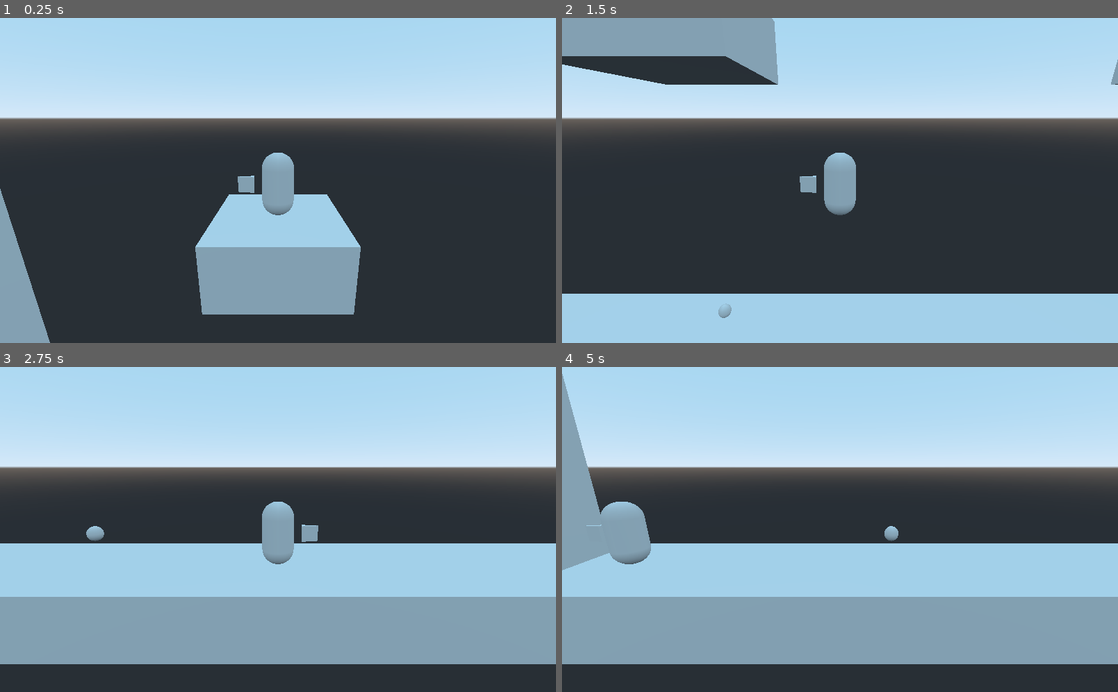
Above: before the commit, frames 1-4 (two rows, left to right).
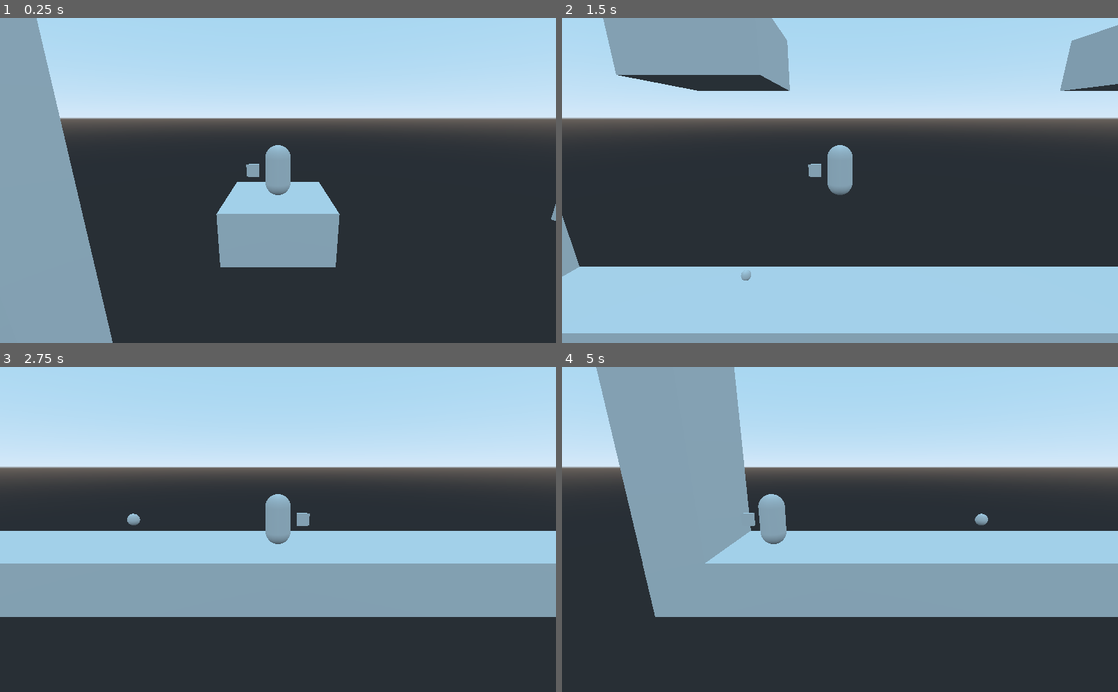
Above: after the commit, the same moments.

Repository: matgib38/Devoid
Game: Godot game, scene res://Test Level.tscn
Same seed, same stepped clock (60 frames per second), same inputs: the game is played once before the commit and once after it.
Inputs:
- Up to frame 1 (0.25 s): no input
- Up to frame 2 (1.5 s): tap Enter at 0.5 s; hold Right (ui_right) 0.53-1.28 s; hold Left (ui_left) from 1.28 s (still down)
- Up to frame 3 (2.75 s): release Left (ui_left) at 2.03 s; hold Right (ui_right) from 2.03 s (still down)
- Up to frame 4 (5 s): release Right (ui_right) at 2.78 s; hold Up (ui_up) 2.78-3.53 s; hold Left (ui_left) from 3.53 s (still down)

The runs differ from the first frame. In frame 1, 20% of the frame differs, in the area x 0-100%, y 0-100%; in frame 2, 18%; in frame 3, 29%; in frame 4, 45%, in the area x 0-100%, y 0-92%.

Commit message:
fixed camera stopper bug, fixed double jump + wall jump code bug.

Diff:
--- a/CameraStopper.tscn
+++ b/CameraStopper.tscn
@@ -1,25 +1,23 @@
-[gd_scene load_steps=6 format=2]
+[gd_scene load_steps=5 format=2]
 
 [ext_resource path="res://CameraStopper.gd" type="Script" id=1]
 
-[sub_resource type="BoxShape" id=1]
-extents = Vector3( 4, 1, 1 )
+[sub_resource type="BoxShape" id=4]
+extents = Vector3( 3, 8, 1 )
 
 [sub_resource type="CubeMesh" id=2]
 
 [sub_resource type="BoxShape" id=3]
 
-[sub_resource type="BoxShape" id=4]
-extents = Vector3( 2, 1, 1 )
-
 [node name="CameraStopper" type="Spatial"]
+transform = Transform( 1.00715, 0, 0, 0, 1.00715, 0, 0, 0, 2.01689, 0, 0, 0 )
 script = ExtResource( 1 )
 
 [node name="CameraFreezeDetector" type="Area" parent="."]
 
 [node name="CollisionShape" type="CollisionShape" parent="CameraFreezeDetector"]
-transform = Transform( 1, 0, 0, 0, 7.9, 0, 0, 0, 1, 3, 8.09855, 0 )
-shape = SubResource( 1 )
+transform = Transform( 1, 0, 0, 0, 1, 0, 0, 0, 0.999999, 0, 7.99361, 0 )
+shape = SubResource( 4 )
 
 [node name="Level End" type="StaticBody" parent="."]
 transform = Transform( 1, 0, 0, 0, 8, 0, 0, 0, 1, -2, 8, 0 )
@@ -31,10 +29,5 @@
 [node name="CollisionShape" type="CollisionShape" parent="Level End"]
 shape = SubResource( 3 )
 
-[node name="NextScene" type="Area" parent="Level End"]
-
-[node name="CollisionShape" type="CollisionShape" parent="Level End/NextScene"]
-shape = SubResource( 4 )
-
 [connection signal="body_entered" from="CameraFreezeDetector" to="." method="_on_Area_body_entered"]
 [connection signal="body_exited" from="CameraFreezeDetector" to="." method="_on_Area_body_exited"]
--- a/Movement.gd
+++ b/Movement.gd
@@ -56,18 +56,19 @@
 		can_wall_jump = true
 		can_double_jump = true
 
+	if Input.is_action_just_pressed("ui_up") and not is_on_floor() and double_jump == true and can_double_jump:
+		move_vector.y = jump
+		can_double_jump = false
+		$DoubleJumpTimer.start()
+
 	if Input.is_action_just_pressed("ui_up") and is_on_floor(): #Codes for basic jump
 		move_vector.y = jump
 
 	if Input.is_action_just_pressed("ui_up") and is_on_wall() and wall_jump == true and can_wall_jump: #Codes for wall jump
 		move_vector.y = jump
 		can_wall_jump = false
+		can_double_jump = true
 		$WallJumpTimer.start()
-
-	if Input.is_action_just_pressed("ui_up") and not is_on_floor() and double_jump == true and can_double_jump:
-		move_vector.y = jump
-		can_double_jump = false
-		$DoubleJumpTimer.start()
 
 	move_vector = move_and_slide(move_vector, Vector3.UP)
 
--- a/Test Level.tscn
+++ b/Test Level.tscn
@@ -17,7 +17,7 @@
 [node name="Test Level" type="Spatial"]
 
 [node name="Player" parent="." instance=ExtResource( 1 )]
-transform = Transform( 1, 0, 0, 0, 1, 0, 0, 0, 1, 0, 11, -13 )
+transform = Transform( 1, 0, 1.74846e-07, 0, 1, 0, -1.74846e-07, 0, 1, 0, 11, -13 )
 
 [node name="Floor" type="StaticBody" parent="."]
 transform = Transform( -0.081, 0, 0, 0, 1, 0, 0, 0, 1, 0, -1, 0 )
@@ -31,11 +31,8 @@
 shape = SubResource( 2 )
 
 [node name="Camera" type="Camera" parent="."]
-transform = Transform( -4.2222e-08, 0.258819, -0.965926, 1.13133e-08, 0.965926, 0.258819, 1, 4.61853e-14, -4.37114e-08, -7, 4, 0 )
+transform = Transform( -4.2222e-08, 0.258819, -0.965926, 1.13133e-08, 0.965926, 0.258819, 1, 4.61853e-14, -4.37114e-08, -9, 4, 0 )
 script = ExtResource( 2 )
-
-[node name="CameraStopper3" parent="." instance=ExtResource( 3 )]
-transform = Transform( -2.23517e-07, 0, -1, 0, 2.5, 0, 1, 0, -2.23517e-07, 0, 0, -22 )
 
 [node name="BasicPlatform" parent="." instance=ExtResource( 4 )]
 transform = Transform( 1, 0, 0, 0, 1, 0, 0, 0, 1, 0, 5, 17 )
@@ -43,11 +40,23 @@
 [node name="BasicPlatform4" parent="." instance=ExtResource( 4 )]
 transform = Transform( 1, 0, 0, 0, 1, 0, 0, 0, 1, 0, 5, 37 )
 
+[node name="BasicPlatform5" parent="." instance=ExtResource( 4 )]
+transform = Transform( 1, 0, 0, 0, 1, 0, 0, 0, 1, 0, 5, 65 )
+
 [node name="BasicPlatform2" parent="." instance=ExtResource( 4 )]
 transform = Transform( 1, 0, 0, 0, 1, 0, 0, 0, 1, 0, 10, 3 )
 
 [node name="BasicPlatform3" parent="." instance=ExtResource( 4 )]
 transform = Transform( 1, 0, 0, 0, 1, 0, 0, 0, 1, 0, 10, -13 )
+
+[node name="BasicPlatform6" parent="." instance=ExtResource( 4 )]
+transform = Transform( 1, 0, 0, 0, 1, 0, 0, 0, 1, 0, 20, -13 )
+
+[node name="BasicPlatform7" parent="." instance=ExtResource( 4 )]
+transform = Transform( 1, 0, 0, 0, 1, 0, 0, 0, 1, 0, 29, -13 )
+
+[node name="BasicPlatform8" parent="." instance=ExtResource( 4 )]
+transform = Transform( 1, 0, 0, 0, 1, 0, 0, 0, 1, 0, 39, -13 )
 
 [node name="WallJump" parent="." instance=ExtResource( 5 )]
 transform = Transform( 0.22464, 0, 0, 0, 0.23328, 0, 0, 0, 0.216, 0, 1, -13 )
@@ -57,3 +66,6 @@
 
 [node name="DoubleJump" parent="." instance=ExtResource( 7 )]
 transform = Transform( 0.3, 0, 0, 0, 0.3, 0, 0, 0, 0.3, 0, 1, 9 )
+
+[node name="CameraStopper" parent="." instance=ExtResource( 3 )]
+transform = Transform( -4.40239e-08, 0, -2.01689, 0, 5.84147, 0, 1.00715, 0, -8.81611e-08, 0, 0, -21.9784 )
